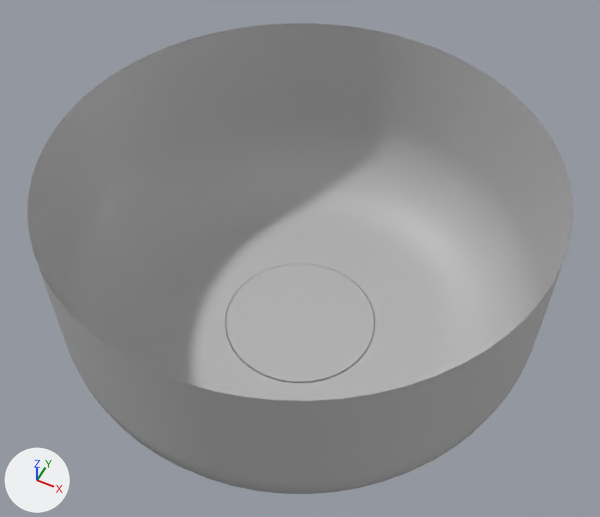
The FBX model Assets/[Project]/Art/Meshes/MainMenuStage.fbx, before and after one commit.
Camera for both pictures: a 50 mm lens placed at (0.0615, -0.1231, 0.1759), pointed at (0.0003, -0.0008, 0.023). Lighting does not change. The marker at lower left points along +X, +Y and +Z. Where no turn or scale is listed for an object, it has been applied to the vertices.

The scene before the commit, as lines of its bpy script (objects in view):
```python
me_mesh = bpy.data.meshes.new('Mesh')
me_mesh.from_pydata(...)  # 385 vertices, 384 faces; spans x -0.0212..0.0212, y -0.0212..0.0212, z 0.0091..0.01
me_mesh.materials.append(mat_lambert1)  # grey #bcbcbc
me_mesh_001 = bpy.data.meshes.new('Mesh.001')
me_mesh_001.from_pydata(...)  # 896 vertices, 832 faces; spans x -0.0592..0.0592, y -0.0592..0.0592, z -0.0239..0.0304
me_mesh_001.materials.append(mat_lambert1)  # grey #bcbcbc
ob_bowl = bpy.data.objects.new('Bowl', me_mesh_001)
ob_bowl.location = (0.0, 0.0, 0.0206)
ob_platform = bpy.data.objects.new('Platform', me_mesh)
ob_platform.location = (0.0, 0.0, -0.0125)
```
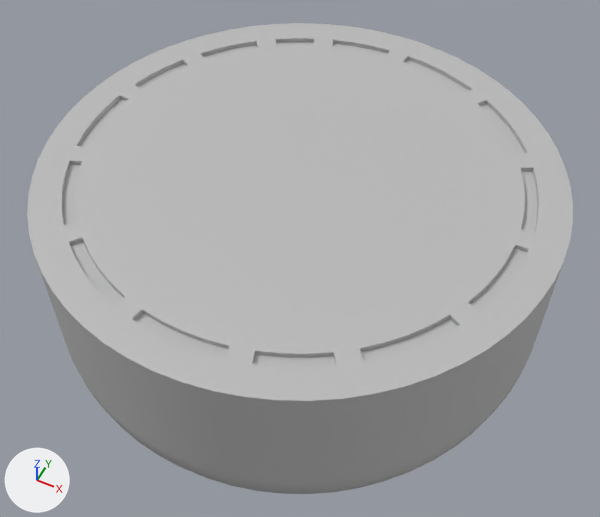
Where the newer file only moved an object's origin or applied its transform, the numbers keep the older frame.

Location of each change, (x1, y1, x2, y2) in pixels of the pictures (600 x 517 px):
'Top', added: after (27, 23, 573, 401)
'Lights', added: after (65, 43, 535, 367)
'Bowl', unchanged, covered by the edit: before (27, 23, 573, 494); after (35, 257, 563, 494)
'Platform', unchanged, covered by the edit: before (225, 264, 375, 383)

Diff of the bpy script that builds the scene:
```diff
--- a/Assets/[Project]/Art/Meshes/MainMenuStage.fbx.py
+++ b/Assets/[Project]/Art/Meshes/MainMenuStage.fbx.py
@@ mat_lambert4 @@
+mat_lambert4 = principled_material('lambert4')
+mat_lambert4.base_color = (0.5, 0.5, 0.5)  # grey #bcbcbc
@@ me_mesh_1 @@
+me_mesh_1.from_pydata(...)  # 128 vertices, 50 faces; spans x -0.0515..0.0515, y -0.0515..0.0515, z 0.0
+me_mesh_1.materials.append(mat_lambert4)  # grey #bcbcbc
@@ me_mesh_003 @@
+me_mesh_003.from_pydata(...)  # 449 vertices, 398 faces; spans x -0.0592..0.0592, y -0.0592..0.0592, z 0.0625..0.0637
+me_mesh_003.materials.append(mat_lambert1)  # grey #bcbcbc
@@ ob_lights @@
+ob_lights = bpy.data.objects.new('Lights', me_mesh_1)
+ob_lights.location = (0.0, 0.0, 0.0498)
@@ ob_top @@
+ob_top = bpy.data.objects.new('Top', me_mesh_003)
+ob_top.location = (0.0, 0.0, -0.0128)
```
